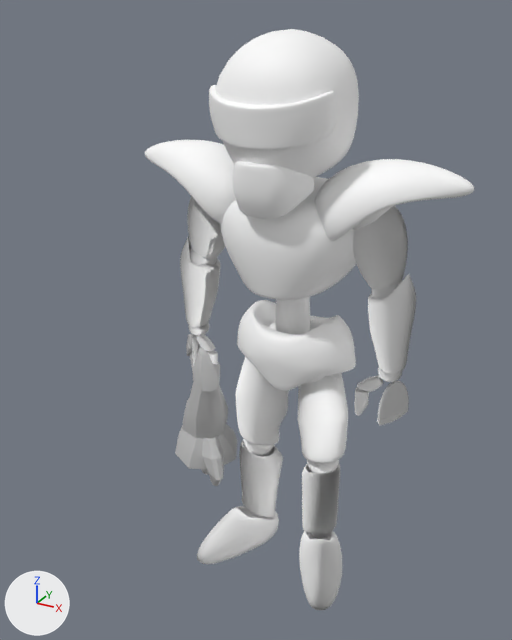
The FBX model VFighter/Assets/MayaAssets/RobotFloatN.fbx, before and after one commit.
Rendered twice from a 50 mm lens placed at (0.0552, -0.11, 0.1139), pointed at (0.003, -0.0151, 0.0665). Lighting does not change. The marker at lower left points along +X, +Y and +Z. Where no turn or scale is listed for an object, it has been applied to the vertices.

The first picture shows 'Gun', 'robotMesh'.
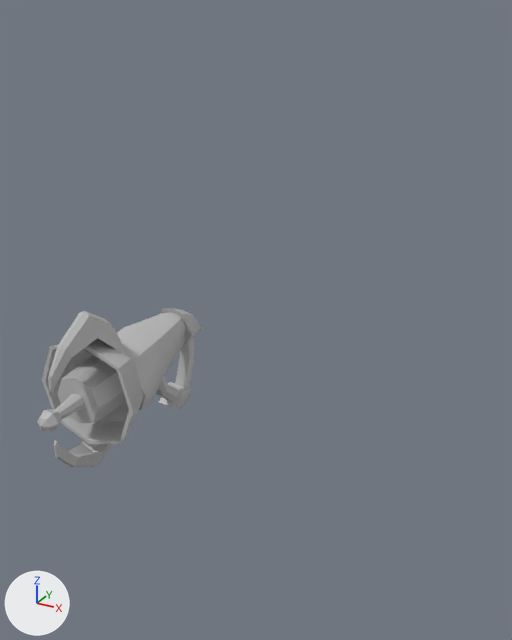
Boxes [x1, y1, x2, y2] around the edits, measured in the pictures (512 x 640 px):
'robotMesh', deleted: before [145, 29, 474, 610]
'Gun', moved, turned: before [175, 334, 237, 486]; after [37, 308, 202, 467]

Diff of the bpy script that builds the scene:
```diff
--- a/VFighter/Assets/MayaAssets/RobotFloatN.fbx.py
+++ b/VFighter/Assets/MayaAssets/RobotFloatN.fbx.py
@@ ob_gun @@
 ob_gun = bpy.data.objects.new('Gun', me_mesh_001)
-ob_gun.location = (-0.021, 0.0033, 0.0537)
-ob_gun.rotation_euler = (1.394, 1.729, -0.934)  # degrees (80, 99, -54)
+ob_gun.location = (-0.0024, -0.022, 0.064)
+ob_gun.rotation_euler = (1.516, 0.00461, -1.54)  # degrees (87, 0.3, -88)
 ob_gun.scale = (0.00623, 0.00623, 0.00623)
@@ ob_robotmesh @@
-ob_robotmesh = bpy.data.objects.new('robotMesh', me_mesh)
-ob_robotmesh.location = (0.0, 0.0, 0.0)
```
